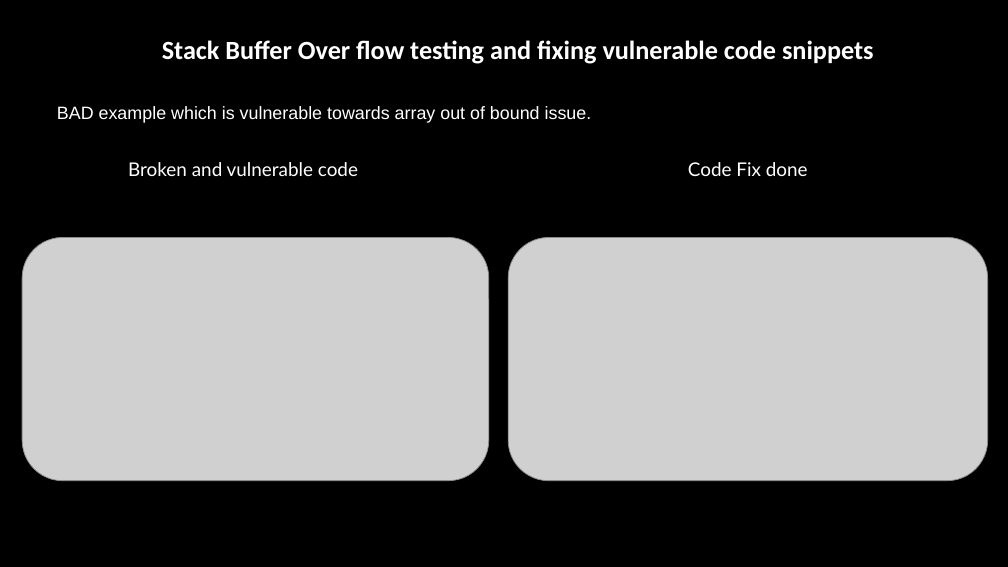
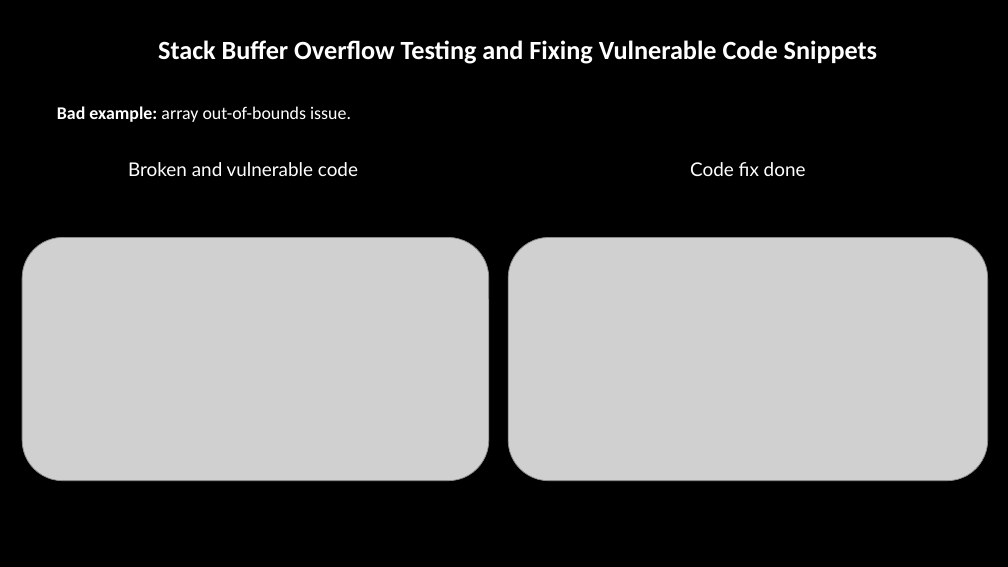
Before and after one commit to Arun-2208/Semester_4_CodeWork_and_CourseWork-, a slide deck: slide 8 of ICT80004-Internship_Project/FINAL PRESENTATION/ICT80004-Final_Project_Presentation_Arun_104837257.pptx. Drawn at 1008x567 pixels with LibreOffice and Linux fonts; fonts in the diff are those of the drawing; grey boxes stand for pictures; background and template pictures are left out. Boxes give left, top, right and bottom in pixels: in the first picture for what was removed or moved away, otherwise in the second. Text is boxed around its words. In the diff, an @@ line names an element or a change of style, - is before the commit and + after.

```diff
--- a/ICT80004-Internship_Project/FINAL PRESENTATION/ICT80004-Final_Project_Presentation_Arun_104837257.pptx
+++ b/ICT80004-Internship_Project/FINAL PRESENTATION/ICT80004-Final_Project_Presentation_Arun_104837257.pptx
@@ text at (x1=158, y1=40, x2=878, y2=64): text changed @@
-Stack Buffer Over flow testing and fixing vulnerable code snippets
+Stack Buffer Overflow Testing and Fixing Vulnerable Code Snippets
@@ text at (x1=57, y1=106, x2=351, y2=122): text changed; font Arial to Calibri @@
-BAD example which is vulnerable towards array out of bound issue.
+Bad example: array out-of-bounds issue.
@@ text at (x1=690, y1=162, x2=806, y2=176): text changed @@
-Code Fix done
+Code fix done
```
Also in this commit, not shown: 19 other slides changed, 3 other files.
